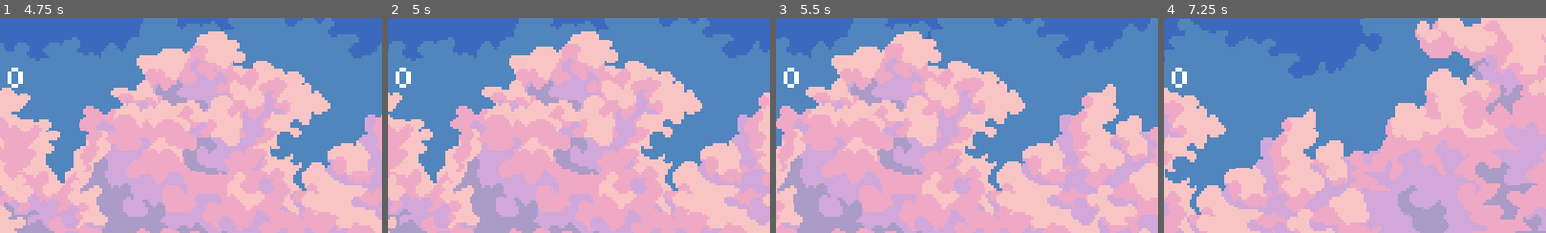
Above: before the commit, frames 1-4 (left to right).
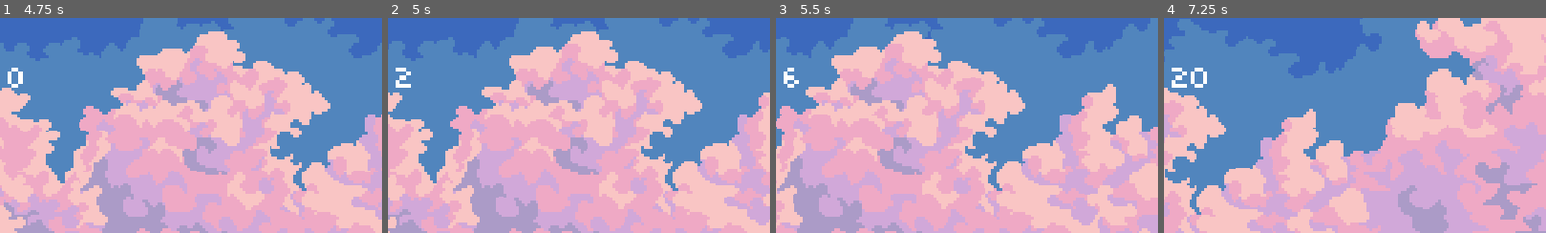
Above: after the commit, the same moments.

Repository: RafaeloxMC/giftbox
Game: Godot game, scene res://scenes/ui/loading.tscn
Two runs of this game, one before a commit and one after it. Both use one fixed random seed, a clock stepped at 60 frames per second and the inputs below.
Inputs (mouse positions are % of the whole screen's width and height, from its top left):
- Up to frame 1 (4.75 s): tap Enter (ui_accept) at 0.5, 0.77, 1.25, 1.52, 2, 3.02, 3.77, 4.52 s; hold Right (ui_right) 0.53-2.03 s; click (50, 50) at 0.6 s; move the mouse to (80, 65) at 1.27 s; tap Alt at 1.35, 3.6 s; move the mouse to (20, 35) at 2.02 s; hold Left (ui_left) 2.03-4.28 s; tap Shift at 2.1, 4.35 s; move the mouse to (50, 58) at 2.77 s; click (50, 58) at 2.85 s; move the mouse to (35, 25) at 3.52 s; move the mouse to (72, 45) at 4.27 s; hold Right (ui_right) from 4.28 s (still down)
- Up to frame 2 (5 s): keep holding Right (ui_right)
- Up to frame 3 (5.5 s): keep holding Right (ui_right); move the mouse to (30, 55) at 5.02 s; click (30, 55) at 5.1 s
- Up to frame 4 (7.25 s): keep holding Right (ui_right); move the mouse to (60, 28) at 5.77 s; tap Alt at 5.85 s; tap Enter (ui_accept) at 6.02, 6.77 s; move the mouse to (45, 70) at 6.52 s; tap Shift at 6.6 s
The pictures show only the part of the screen within x 26-76%, y 0-50%; the shares and areas given below are measured in that part.

Frame 1 is identical in both runs. In frame 2, 0.2% of the frame differs, in the area x 2-6%, y 23-33%; in frame 3, less than 0.1%; in frame 4, 0.4%, in the area x 2-12%, y 23-33%.

Commit message:
Implement high score functionality

Diff:
--- a/project.godot
+++ b/project.godot
@@ -18,6 +18,7 @@
 [autoload]
 
 SceneManager="*res://scenes/util/scene_manager.tscn"
+GameManager="*res://scenes/util/game_manager.tscn"
 
 [display]
 
--- /dev/null
+++ b/scenes/util/game_manager.tscn
@@ -0,0 +1,6 @@
+[gd_scene load_steps=2 format=3 uid="uid://twhkljlal1a4"]
+
+[ext_resource type="Script" uid="uid://coajkmov40u34" path="res://scripts/util/game_manager.gd" id="1_73iwl"]
+
+[node name="GameManager" type="Node"]
+script = ExtResource("1_73iwl")
--- a/scripts/killzone.gd
+++ b/scripts/killzone.gd
@@ -3,7 +3,4 @@
 
 func _on_body_entered(body: Node2D) -> void:
 	if body.is_in_group("PLAYER"):
-		body.high_score = max(body.high_score, body.score)
-		# use global
-		print("Set high score to: " + str(body.high_score))
 		get_tree().call_deferred("reload_current_scene")
--- a/scripts/skateboard.gd
+++ b/scripts/skateboard.gd
@@ -55,7 +55,8 @@
 
 	score = max(score, self.position.x / 10)
 	score_label.text = "Score: " + str(roundi(score))
-	high_score_label.text = "High Score: " + str(high_score)
+	GameManager.high_score = max(GameManager.high_score, score)
+	high_score_label.text = "High Score: " + str(roundi(GameManager.high_score))
 
 	move_and_slide()
 
--- /dev/null
+++ b/scripts/util/game_manager.gd
@@ -0,0 +1,4 @@
+extends Node
+
+var score = 0
+var high_score = 0
Not shown, added: scripts/util/game_manager.gd.uid
